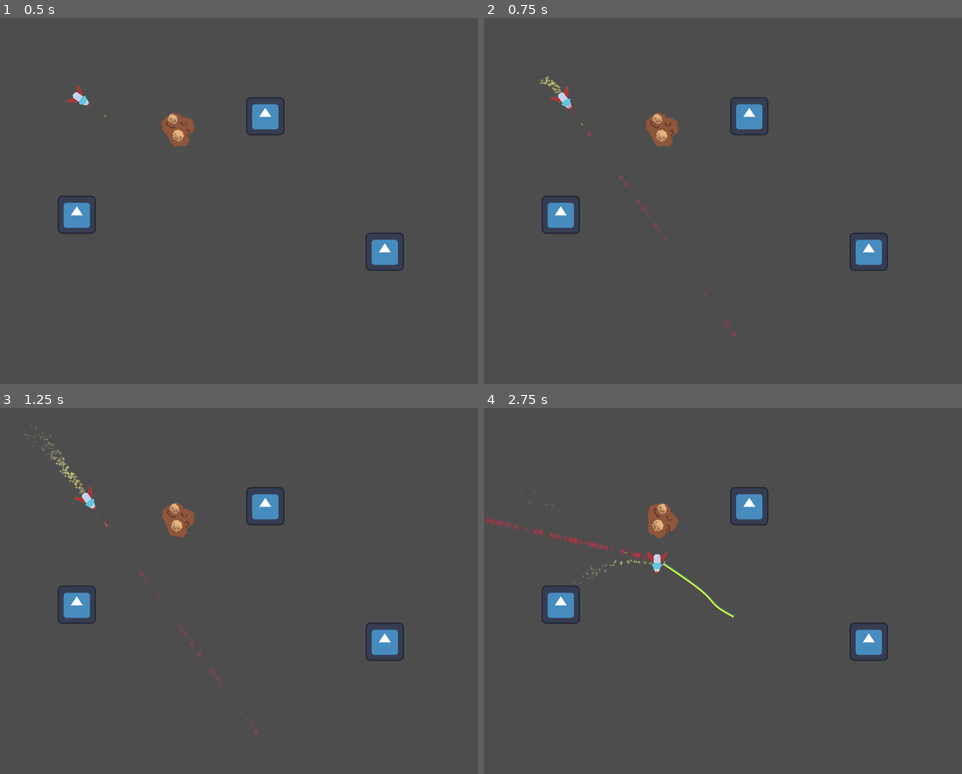
Above: before the commit, frames 1-4 (two rows, left to right).
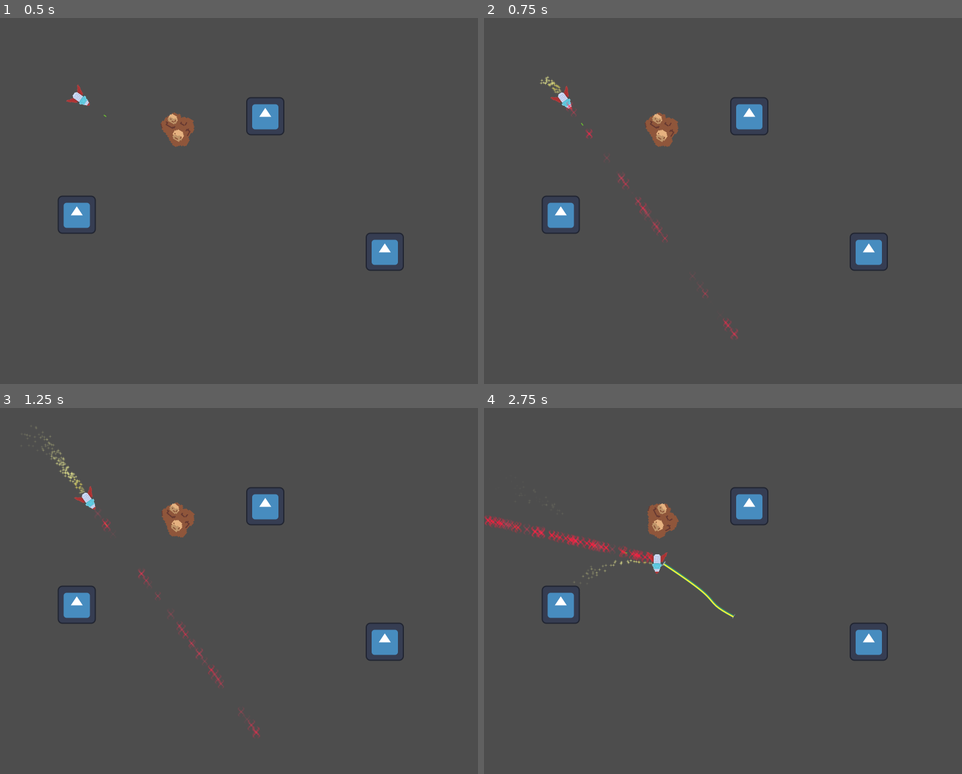
Above: after the commit, the same moments.

Repository: Bromeon/LudumDare54
Game: Godot game, scene res://Playground/ShipTetherPlayground.tscn
Two runs of this game, one before a commit and one after it. Both use one fixed random seed, a clock stepped at 60 frames per second and the inputs below. This scene is started directly instead of the project's main scene. The engine's default icon, where the game draws it, is replaced by a stand-in: a white triangle on a blue panel in a dark square.
Inputs (mouse positions are in pixels of both pictures, inside the frame that each line leads up to):
- Up to frame 1 (0.5 s): no input
- Up to frame 2 (0.75 s): tap Enter at 0.5 s; move the mouse to (699, 285) at 0.52 s; hold W (Up) from 0.53 s (still down); hold Right mouse button (ShootLaser) from 0.53 s (still down)
- Up to frame 3 (1.25 s): keep holding W (Up); keep holding Right mouse button (ShootLaser)
- Up to frame 4 (2.75 s): move the mouse to (866, 656) at 1.27 s; release Right mouse button (ShootLaser) at 1.28 s; tap Space (ShootTether) at 1.35 s; move the mouse to (579, 543) at 2.02 s; release W (Up) at 2.03 s; hold A (Left) from 2.03 s (still down); hold Right mouse button (ShootLaser) from 2.03 s (still down)

Frame 1 is identical in both runs. In frame 2, 0.2% of the frame differs, in the area x 17-54%, y 22-88%; in frame 3, 0.2%; in frame 4, 0.5%, in the area x 0-36%, y 29-43%.

Commit message:
Update laser scale

Diff:
--- a/Scenes/PlayerShip/Laser.tscn
+++ b/Scenes/PlayerShip/Laser.tscn
@@ -23,8 +23,8 @@
 angular_velocity_max = 100.0
 orbit_velocity_min = 0.0
 orbit_velocity_max = 0.0
-scale_min = 1.8
-scale_max = 2.2
+scale_min = 3.0
+scale_max = 4.0
 color_ramp = SubResource("GradientTexture1D_axka1")
 
 [node name="Laser" type="Node2D"]
